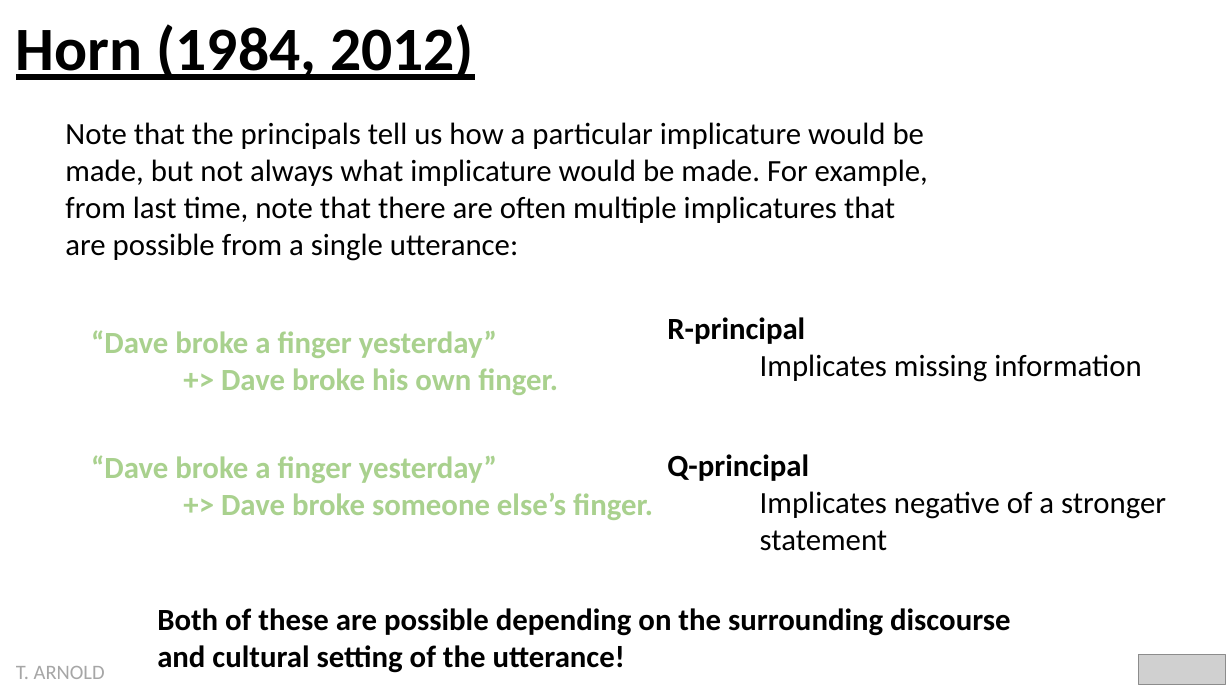
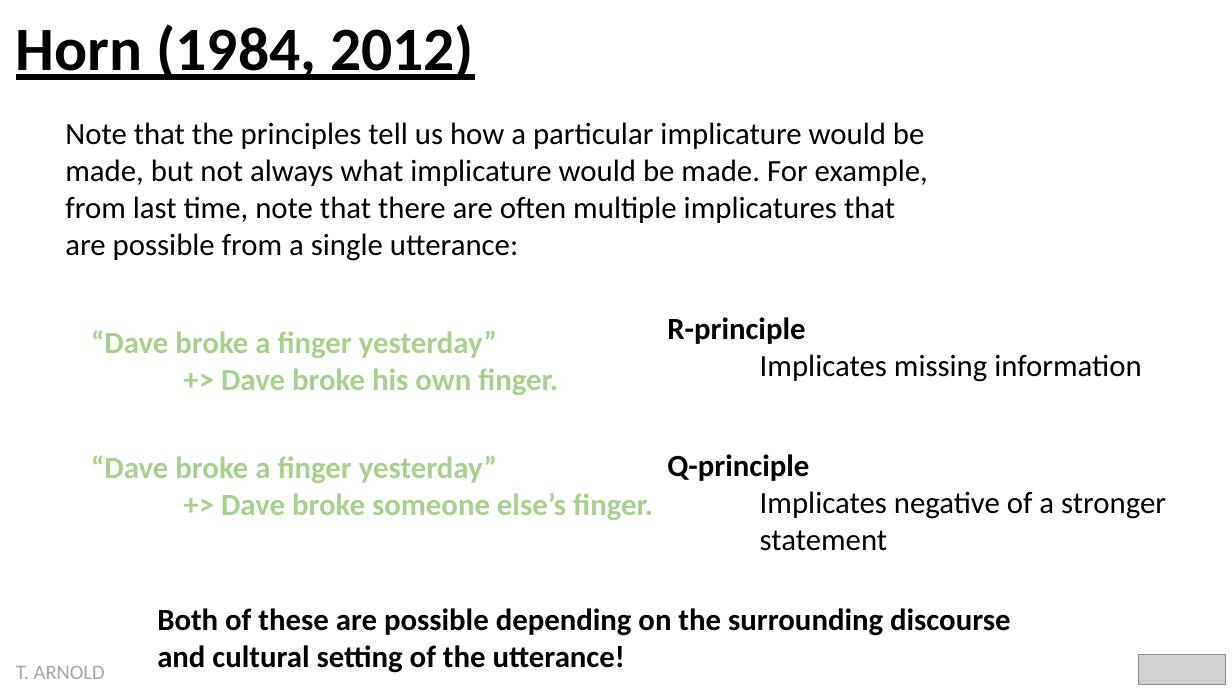
Before and after one commit to statsmaths/ling297-f22, a slide deck: slide 6 of extra/implicature.pptx. Drawn at 1232x693 pixels with LibreOffice and Linux fonts; fonts in the diff are those of the drawing; grey boxes stand for pictures. Boxes give left, top, right and bottom in pixels: in the first picture for what was removed or moved away, otherwise in the second. Text is boxed around its words. In the diff, an @@ line names an element or a change of style, - is before the commit and + after.

```diff
--- a/extra/implicature.pptx
+++ b/extra/implicature.pptx
@@ text at [65,122,928,261]: text changed @@
-Note that the principals tell us how a particular implicature would be made, but not always what implicature would be made. For example, from last time, note that there are often multiple implicatures that are possible from a single utterance:
+Note that the principles tell us how a particular implicature would be made, but not always what implicature would be made. For example, from last time, note that there are often multiple implicatures that are possible from a single utterance:
@@ text at [667,317,805,344]: text changed @@
-R-principal
+R-principle
@@ text at [667,454,809,481]: text changed @@
-Q-principal
+Q-principle
```
Also in this commit, not shown: 4 other slides changed, 1 other file.
